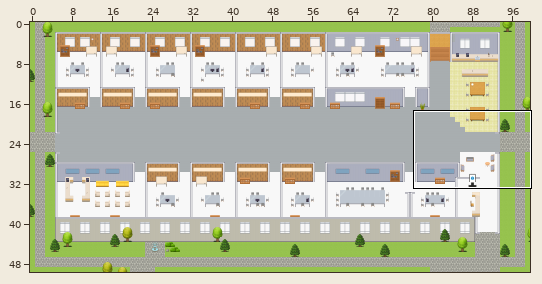
Tiled map (JSON), stored at maps/AI-Intelligent-Automation-Platform.tmj. Above: a wide view before the commit, with the close-up outlined.
Close-up. Before the commit:
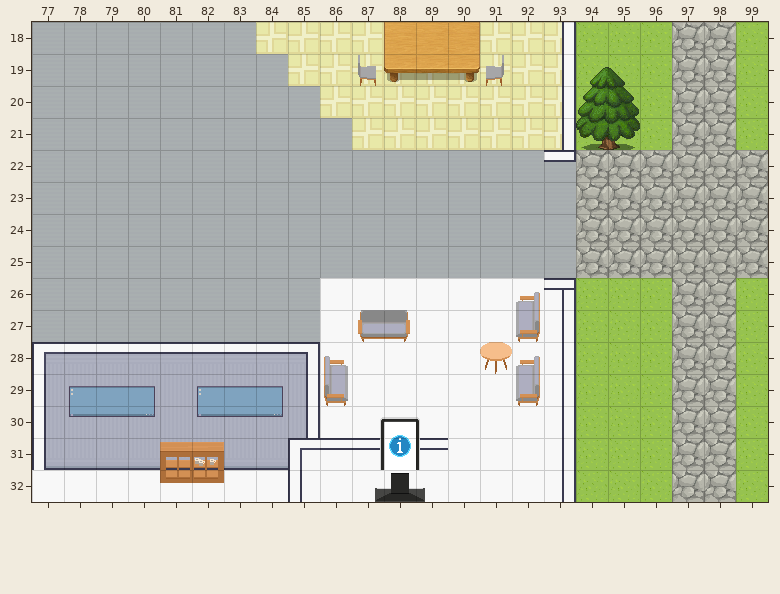
Cells are 32x32 px. Shown: x 77..99, y 18..32. The commit also changed other parts of the map, which this record leaves out.
New version:
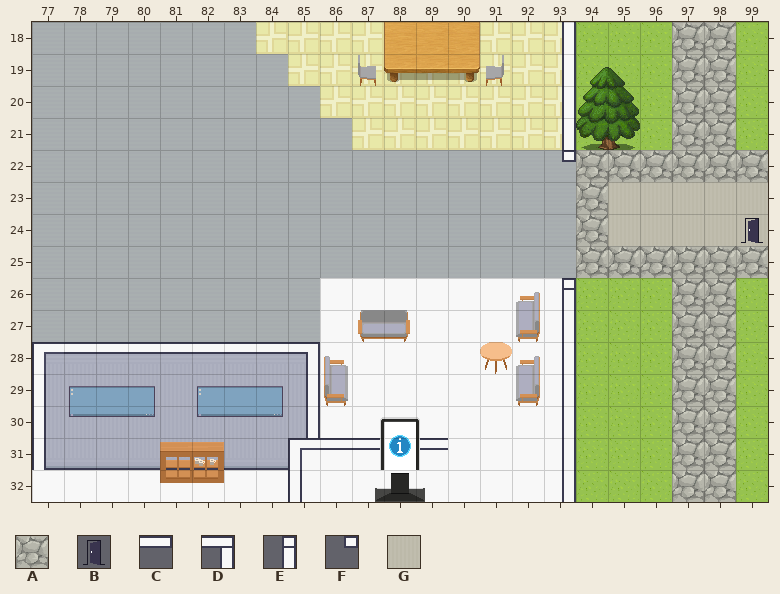
Key: from "Exterior": A 638; from "User_Zones": B 65; from "room2": C 24, D 26, E 28, F 62, G 328.
_ is an empty cell.
Change:
{"where": "layer \"outside\""}
{"y":23,"x":95,"old":"AAAAA","new":"GGGGG"}
{"y":24,"x":95,"old":"AAAAA","new":"GGGGG"}
{"where": "layer \"walls\""}
{"y":22,"x":93,"old":"C","new":"F"}
{"y":26,"x":93,"old":"D","new":"E"}
{"where": "layer \"zones\""}
{"y":24,"x":99,"old":"_","new":"B"}
{"label":"changed","picture_box":[544,150,564,162]}
{"label":"changed","picture_box":[608,182,768,246]}
{"label":"changed","picture_box":[544,278,564,290]}
